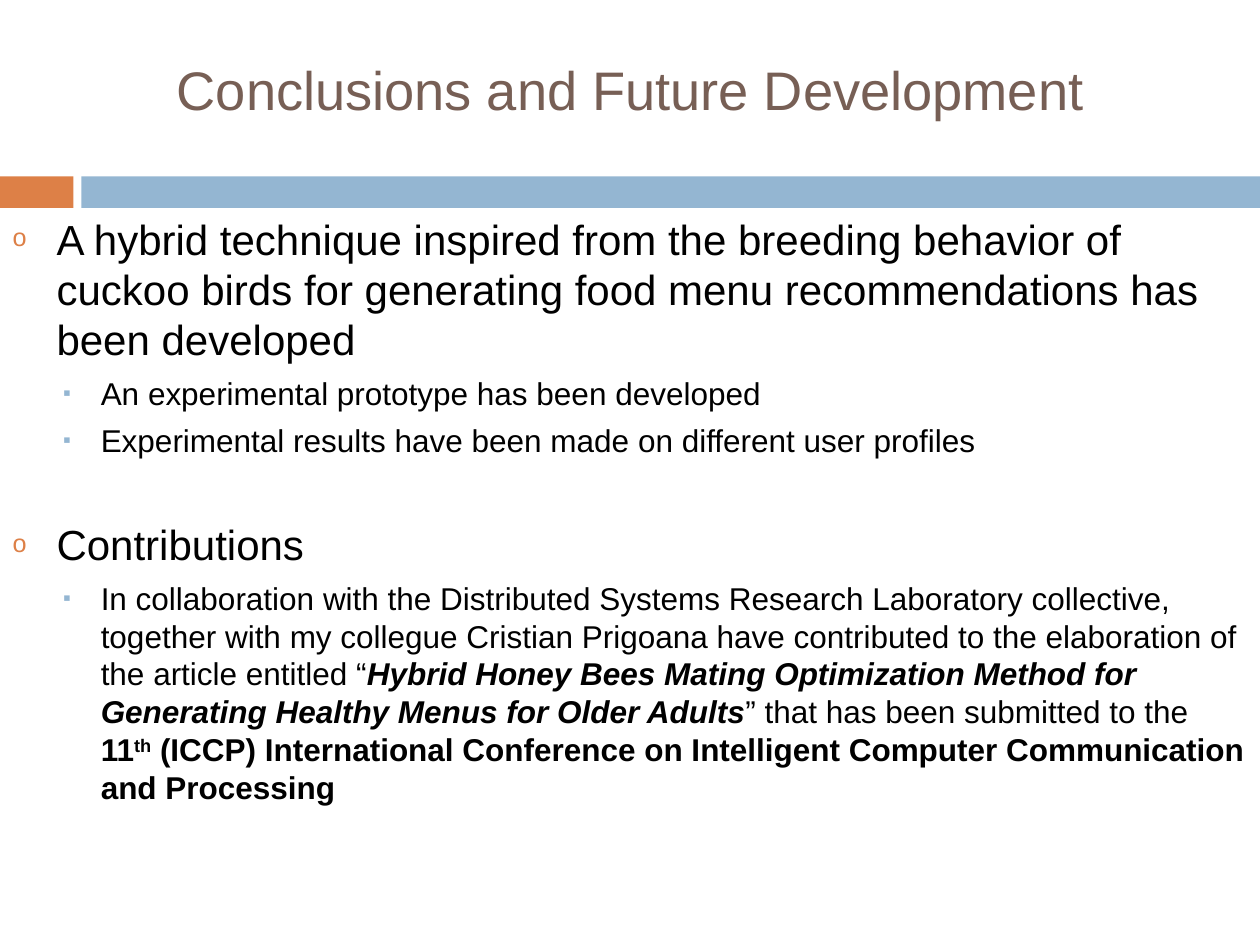
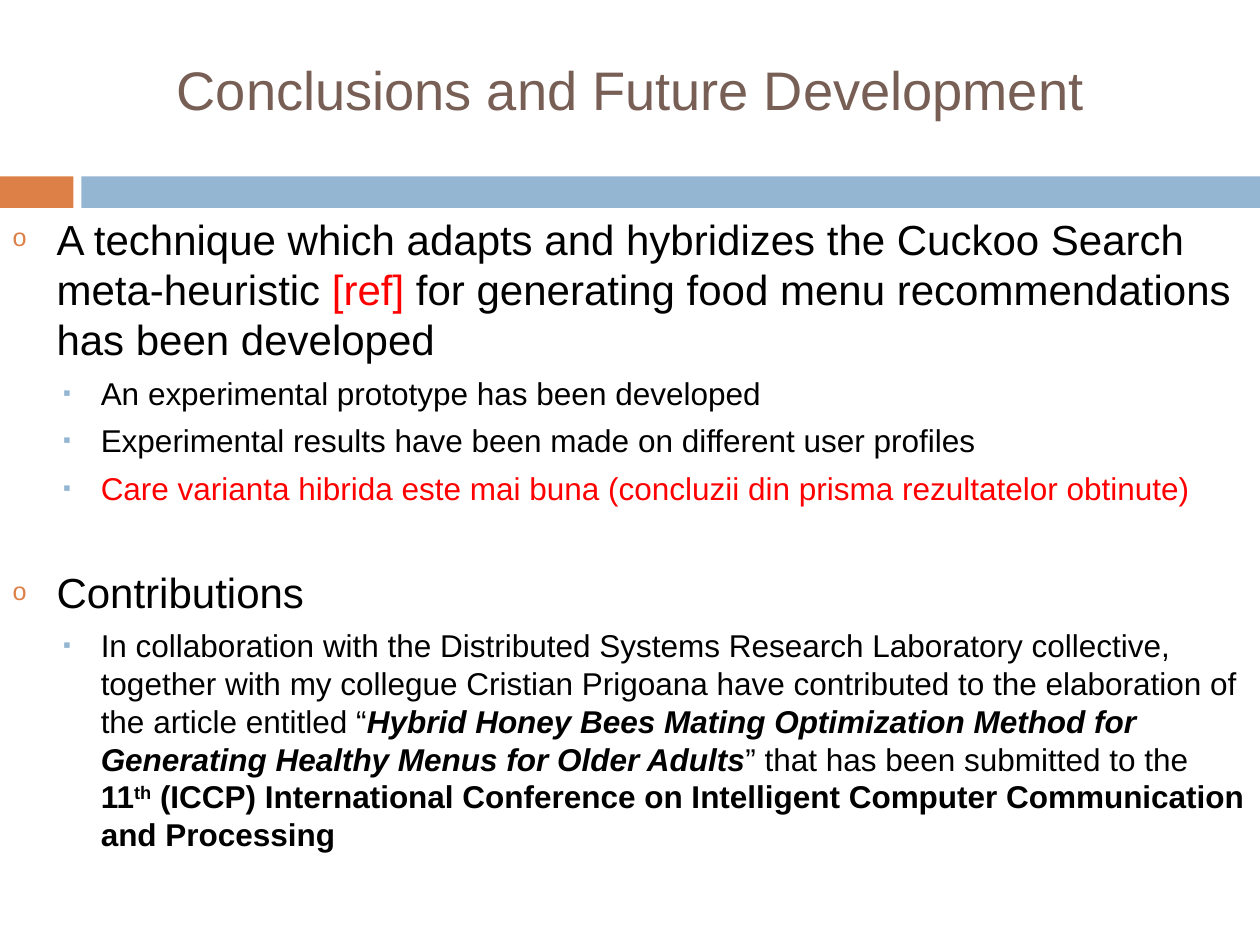
Before and after one commit to tiberiu-b/Diet4EldersDocumentation, a slide deck: slide 41 of Prezentare/TiberiuBoros.pptx. Drawn at 1260x945 pixels with LibreOffice and Linux fonts; fonts in the diff are those of the drawing; background and template pictures are left out. Boxes give left, top, right and bottom in pixels: in the first picture for what was removed or moved away, otherwise in the second. Text is boxed around its words. In the diff, an @@ line names an element or a change of style, - is before the commit and + after.

```diff
--- a/Prezentare/TiberiuBoros.pptx
+++ b/Prezentare/TiberiuBoros.pptx
@@ text at (57, 224, 1231, 364): text changed @@
-o A hybrid technique inspired from the breeding behavior of cuckoo birds for generating food menu recommendations has been developed
+o A technique which adapts and hybridizes the Cuckoo Search meta-heuristic [ref] for generating food menu recommendations has been developed
@@ text at (101, 477, 1190, 506): paragraph added @@
+  ▪ Care varianta hibrida este mai buna (concluzii din prisma rezultatelor obtinute)
```
Also in this commit, not shown: 25 other slides changed, 9 other files.
